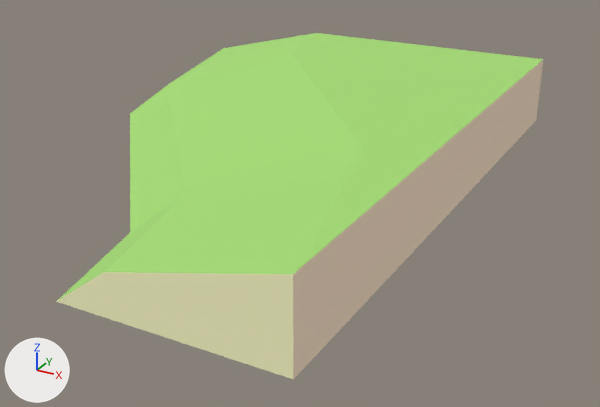
Renders of the glTF model atoms/Grass_Carpet_Esse_2x2.glb from each side of a commit.
Camera for both pictures: a 50 mm lens placed at (121.0, -277.0, 104.0), pointed at (-5.0, -46.0, -11.0). The axes (+X, +Y, +Z) are drawn at lower left. The lights are the same throughout. The first picture is the older version. Where no turn or scale is listed for an object, it has been applied to the vertices. Vertices at exactly the same position are counted once.

In view in the first picture: 'Grass_Carpet_Esse_2x2'.
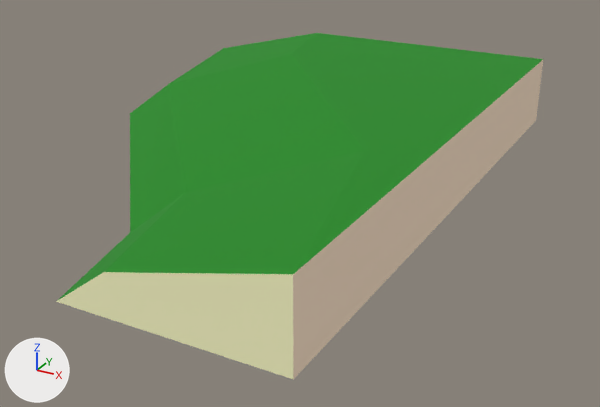
Pixel boxes [x1, y1, x2, y2] of what changed, in the pictures (600 x 407 px):
'Grass_Carpet_Esse_2x2', surface changed (darker): [56, 33, 543, 303] in both
part 1 of me_object85_001, surface changed (darker): [57, 33, 543, 301] in both

What changed in the scene script:
```text
Add img_colormap:
    img_colormap = load_image('colormap', '../textures/colormap.png', 512, 512, 'sRGB')
Change mat_grass:
    remove mat_grass.base_color = (0.388, 0.729, 0.18)  # green #a7de76
    add mat_grass.texture = img_colormap
Change me_object85_001:
    where me_object85_001.from_pydata(...)  # 16 vertices, 28 faces; spans x -117.0..50.0, y -150.0..50.0, z 0.0..25.0
    used by ob_grass_carpet_esse_2x2; location = (0.0, 0.0, 0.0)
    me_object85_001 part 1: texture (UV) coordinates of 15 of 28 faces, centred in x -100.0..44.0, y -137.0..37.0, z 4.0..25.0, changed; they spanned u 0.0..1.0, v 0.0..1.0 and now span u 0.28..0.28, v 0.75..0.75
```
